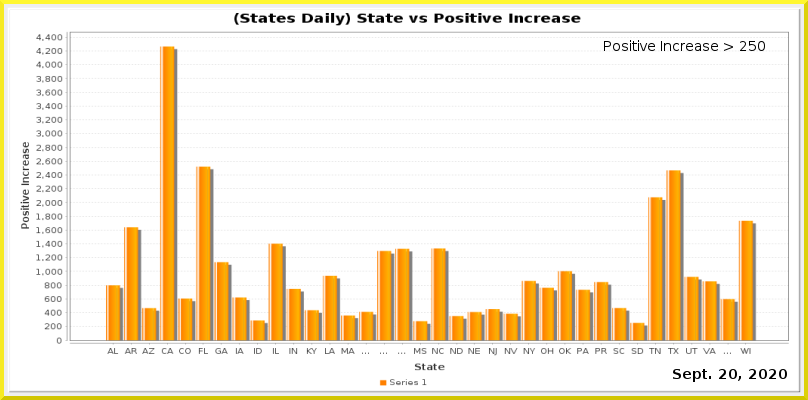
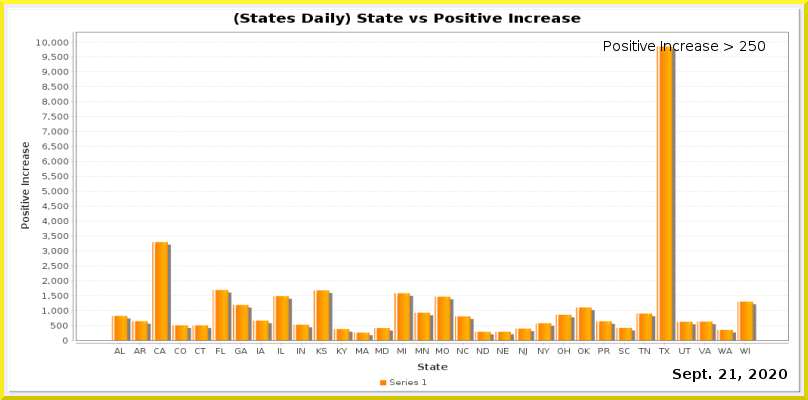
The second 808px x 400px image is a revision of the first. Changes to its layers:
painted on "Current Date" over (729, 369, 737, 379)
painted on "Date_vs_TestIncrease.png" over (36, 31, 789, 371)
